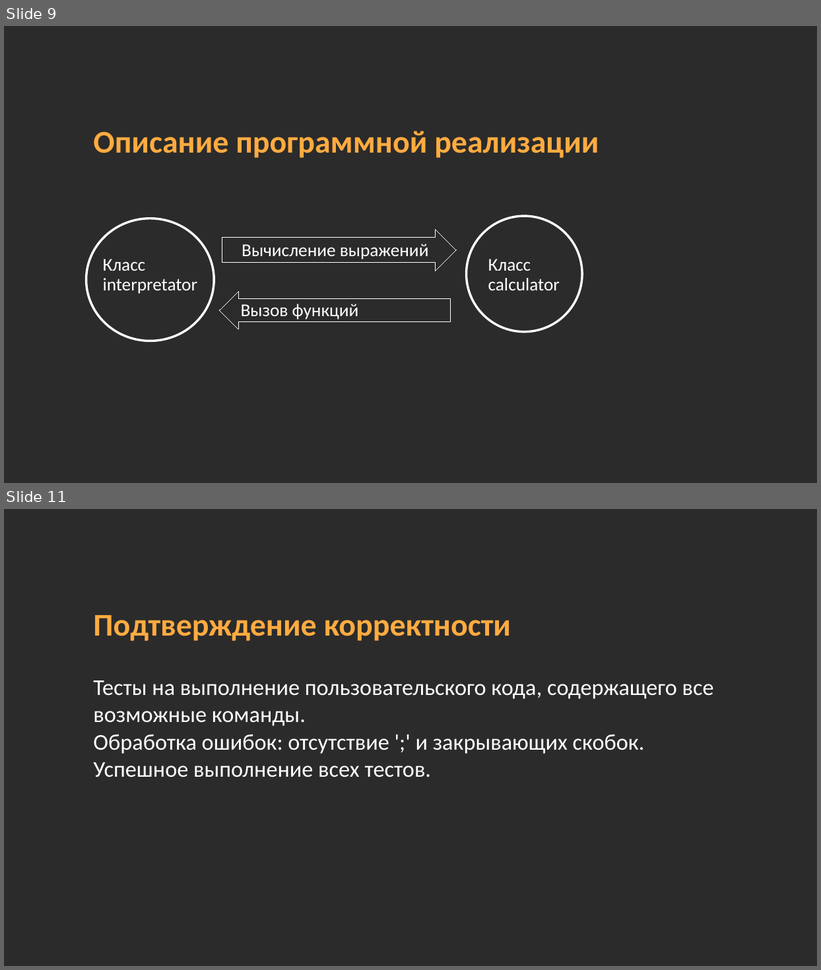
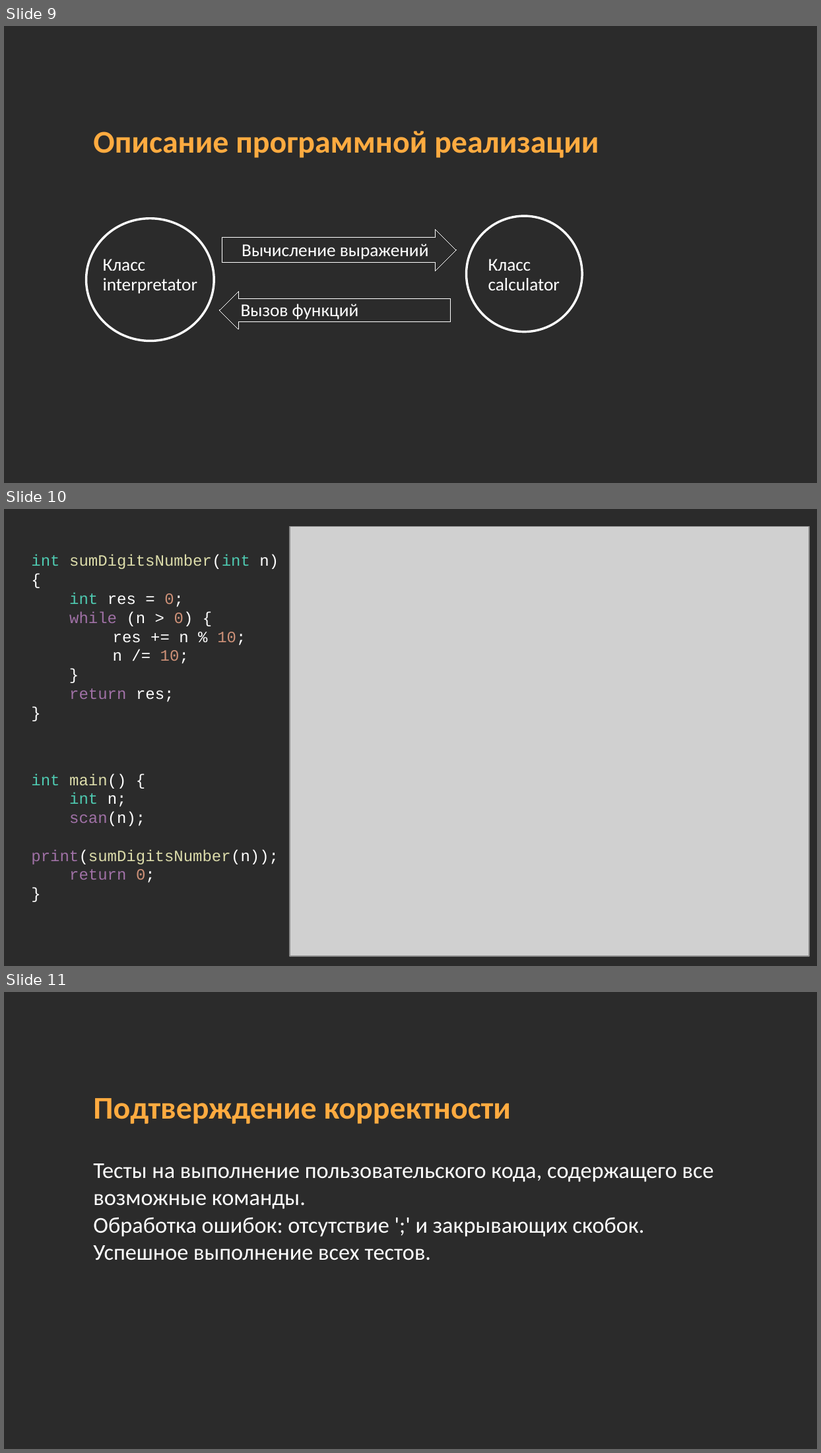
Before and after one commit to midnsun/mp2-2024-lab7-interpretator, a slide deck: Презентация_лабораторная_Интерпретатор_Загрядсков_Максим_Болтенков_Станислав_3823Б1ПМ1_1.pptx. Shown one above the other, each under a label of ours: slides 9 and 11 before the commit, slides 9, 10 and 11 after it; the slides between them are not shown. The pictures are 821x970 and 821x1453 pixels, drawn with LibreOffice and Linux fonts; fonts in the diff are those of the drawing; grey boxes stand for pictures; background and template pictures are left out; a plain dark background stands for a picture behind light text. Boxes give left, top, right and bottom in pixels: in the first picture for what was removed or moved away, otherwise in the second. Text is boxed around its words. In the diff, an @@ line names an element or a change of style, - is before the commit and + after.

```diff
--- a/Презентация_лабораторная_Интерпретатор_Загрядсков_Максим_Болтенков_Станислав_3823Б1ПМ1_1.pptx
+++ b/Презентация_лабораторная_Интерпретатор_Загрядсков_Максим_Болтенков_Станислав_3823Б1ПМ1_1.pptx
@@ slide 10 added at <box>4,509,817,966</box>, background picture (left out) @@
@@ picture added at <box>290,526,810,956</box> @@
@@ text added at <box>31,555,279,702</box>, 14 pt, text #FFFFFF @@
+int sumDigitsNumber(int n) {
+int res = 0;
+while (n > 0) {
+res += n % 10;
+n /= 10;
+}
+return res;
+}
@@ table added at <box>85,685,611,704</box>, 1 rows, 2 columns @@
+ | 
@@ table added at <box>154,757,675,776</box>, 1 rows, 2 columns @@
+ | 
@@ text added at <box>31,774,279,883</box>, 14 pt, text #DCDCAA @@
+int main() {
+int n;
+scan(n);
+print(sumDigitsNumber(n));
+return 0;
+}
@@ table added at <box>90,803,616,822</box>, 1 rows, 2 columns @@
+ | 
```
Also in this commit, not shown: 1 slide removed.
